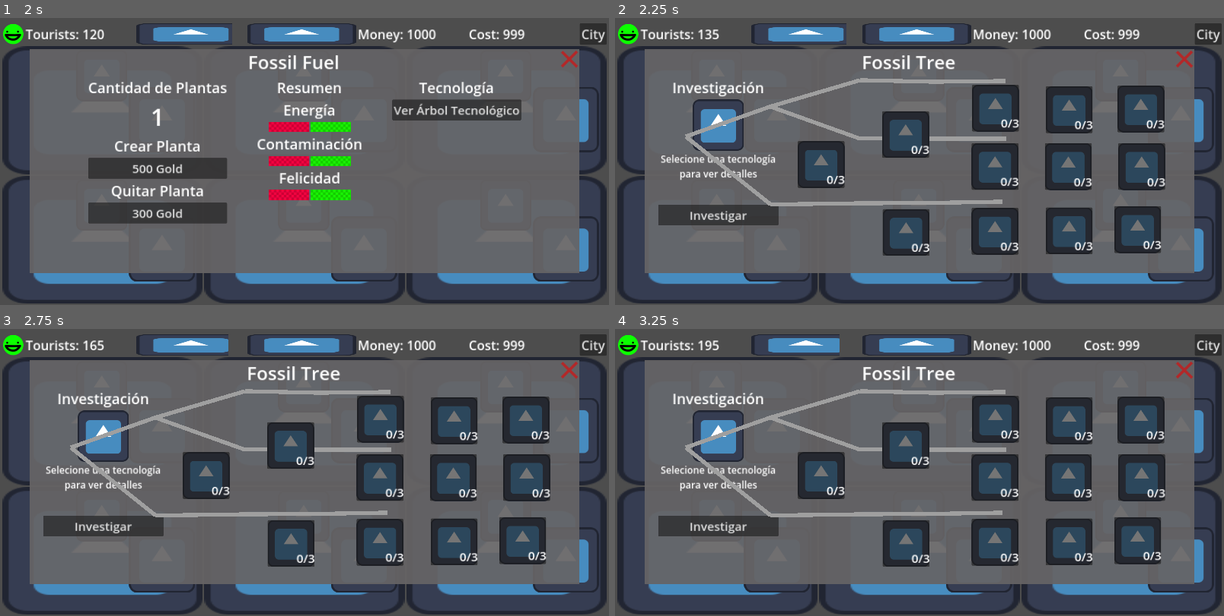
Above: before the commit, frames 1-4 (two rows, left to right).
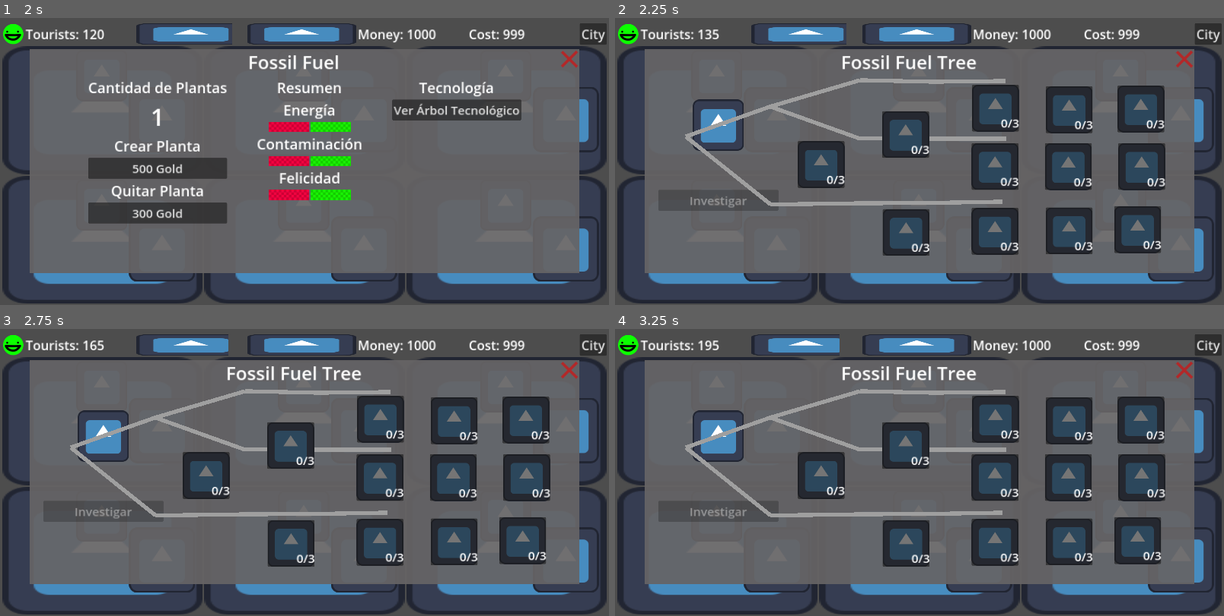
Above: after the commit, the same moments.

Repository: daniel-macias/energy-game
Game: Godot game, scene res://scenes/game.tscn
The game is run twice, just before and just after one commit, with the same random seed, the same clock (stepped at 60 frames per second) and the same inputs. The engine's default icon, where the game draws it, is replaced by a stand-in: a white triangle on a blue panel in a dark square.
Inputs (mouse positions are in pixels of both pictures, inside the frame that each line leads up to):
- Up to frame 1 (2 s): click "City" at 0.5 s; click (103, 75) at 1.27 s
- Up to frame 2 (2.25 s): click "Ver Árbol Tecnológico" at 2 s
- Up to frame 3 (2.75 s): no input
- Up to frame 4 (3.25 s): click (779, 429) at 2.77 s

Frame 1 is identical in both runs. In frame 2, 2.7% of the frame differs, in the area x 7-60%, y 12-73%; in frame 3, 2.7%; in frame 4, 2.7%.

Commit message:
added title, cleared selection and info on new tree, lines still wrong

Diff:
--- a/scripts/GameManager.gd
+++ b/scripts/GameManager.gd
@@ -117,6 +117,14 @@
 func hide_energy_panel():
 	energy_panel.visible = false
 
+# Clear the sidebar (tech info) when switching trees or nothing is selected
+func clear_sidebar():
+	title_label.text = ""
+	description_label.text = ""
+	price_label.text = ""
+	invest_button.disabled = true
+	#tech_image.texture = null
+
 # Show the appropriate tech tree and hide the main panel
 func _on_OpenTechTreeButton_pressed():
 	var energy_type = energy_title.text
@@ -124,6 +132,10 @@
 	# Hide the main panel and show the TreeContainer
 	hide_main_panel()
 	show_tree_container()
+	clear_sidebar()  # Clear sidebar when switching to a new tree
+
+	# Update the tree title
+	energy_tree_title.text = energy_type + " Tree"
 
 	match energy_type:
 		"Fossil Fuel":
@@ -151,7 +163,9 @@
 	energy_panel.visible = false
 
 func show_tree_container():
-	print("Opening tree")
+	# Deselect the previous skill (if any)
+	if selected_skill_node != null:
+		selected_skill_node.deselect()
 	skill_panel.visible = true
 
 # Hide the tech tree and bring back the main panel
--- a/scripts/Room.gd
+++ b/scripts/Room.gd
@@ -40,6 +40,7 @@
 
 func _on_RoomButton_pressed():
 	 # Call the main scene's function to show the energy panel with this room's energy type
+
 	get_parent().get_parent().get_parent().show_energy_panel(energy_type)
 	get_parent().get_parent().get_parent().update_panel(plant_amount, plant_cost, remove_plant_refund, id)
 
